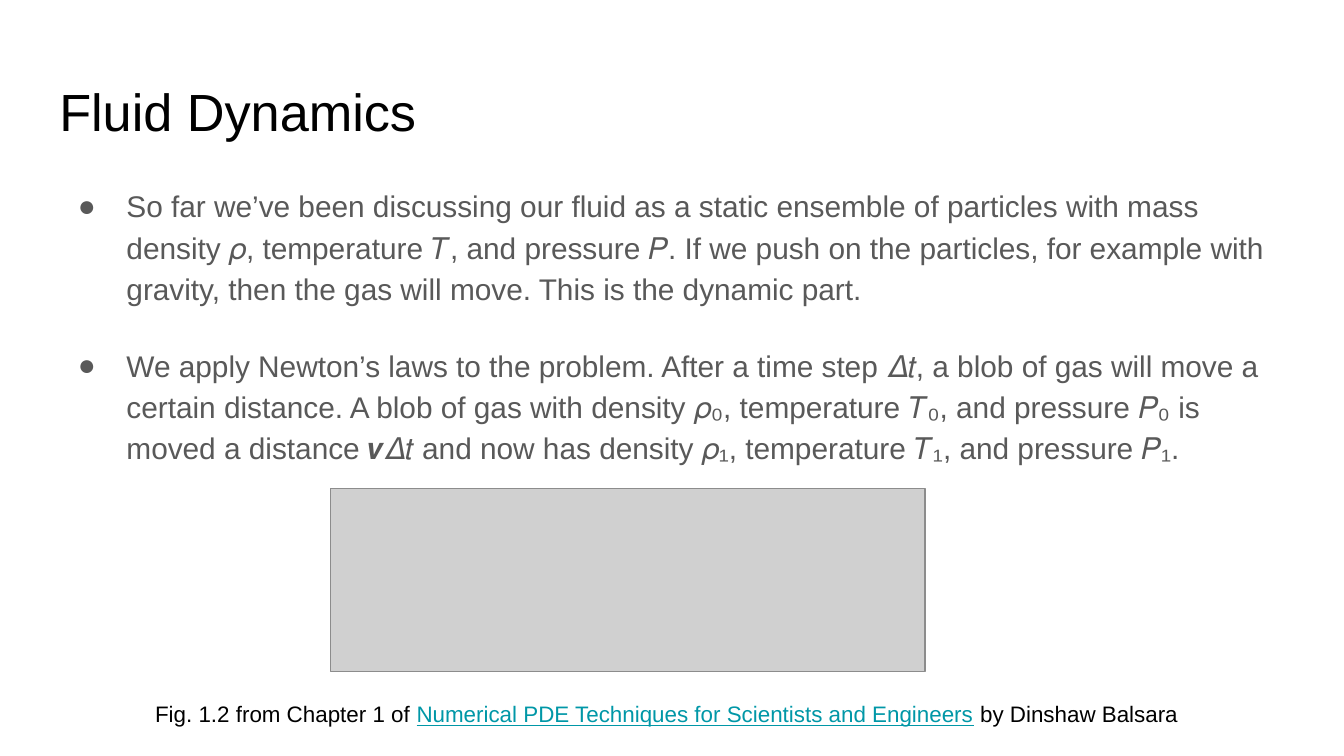
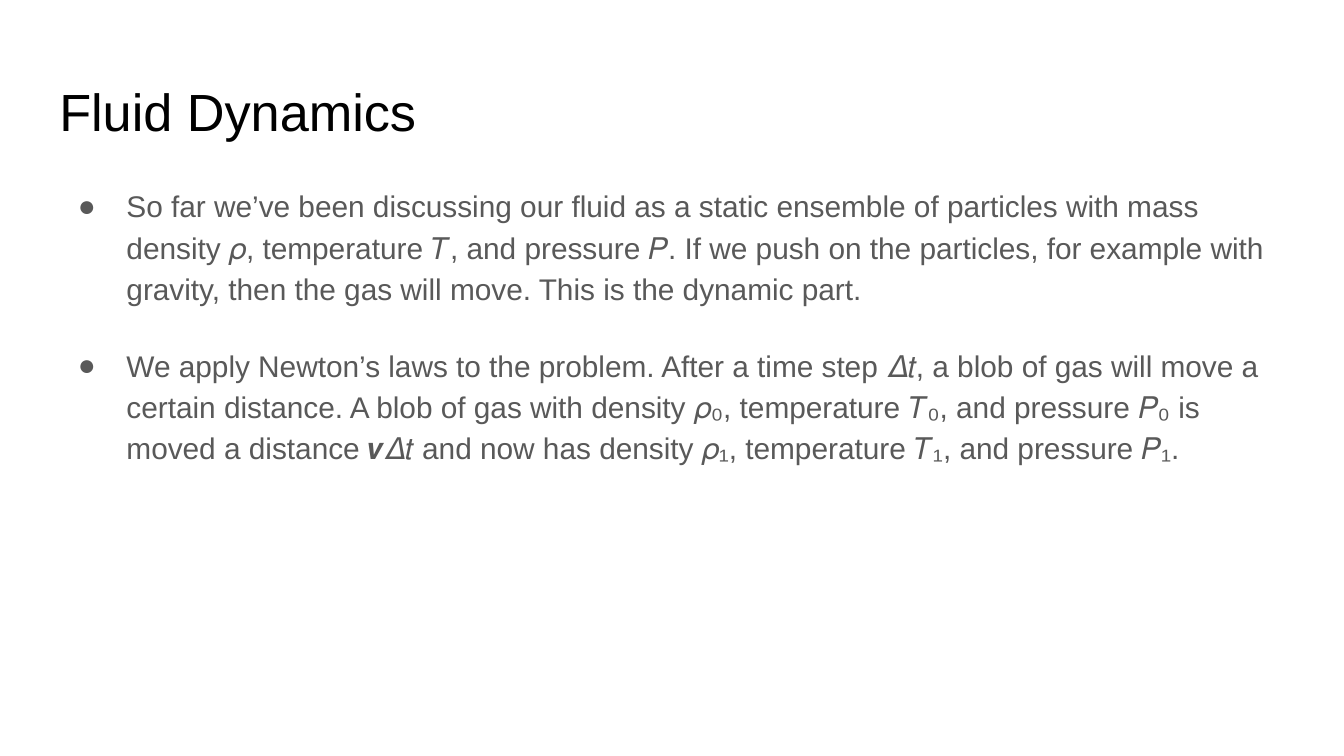
Before and after one commit to shodor-education/petascale-semester-curriculum, a slide deck: slide 7 of units/11/lessons/3/resources/petascale-lesson-11.3-slides.pptx. Drawn at 1344x756 pixels with LibreOffice and Linux fonts; fonts in the diff are those of the drawing; grey boxes stand for pictures. Boxes give left, top, right and bottom in pixels: in the first picture for what was removed or moved away, otherwise in the second. Text is boxed around its words. In the diff, an @@ line names an element or a change of style, - is before the commit and + after.

```diff
--- a/units/11/lessons/3/resources/petascale-lesson-11.3-slides.pptx
+++ b/units/11/lessons/3/resources/petascale-lesson-11.3-slides.pptx
@@ picture removed at (x1=331, y1=489, x2=925, y2=672) @@
@@ text removed at (x1=155, y1=705, x2=1178, y2=727) @@
-Fig. 1.2 from Chapter 1 of Numerical PDE Techniques for Scientists and Engineers by Dinshaw Balsara
```
Also in this commit, not shown: 1 other slide changed, 1 other file.
